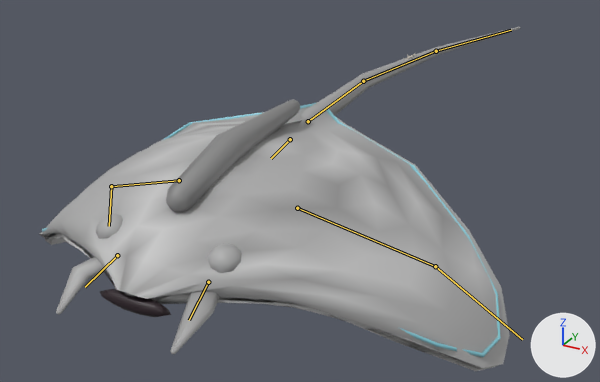
The glTF model assets/monsters/ray.glb, before and after one commit.
One viewpoint serves both versions: a 50 mm lens placed at (2.18, -3.58, 3.51), pointed at (-0.07, 0.52, 1.45). Arrows for +X, +Y and +Z are at lower right; the lights stay in place. The picture after the commit comes second. Both versions are drawn at frame 11 of the action 'attack'; the numbers are the values there. The bones that change, and the others that lie on the model, are drawn over the model as lines.

Names of what the first picture shows: 'ray'.
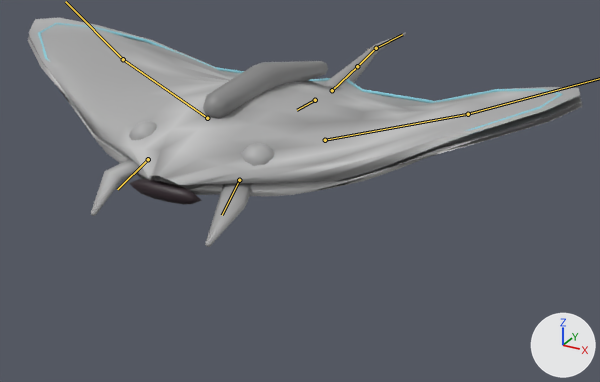
The change, as a list of edits to the scene's bpy script:
```text
Change bone_body:
    where bone_body = bpy.data.objects['rig'].pose.bones['body']  # child of 'root'
    bone_body.location: (0.0, 0.3, -0.15) -> (0.0, 0.0, 0.0)
    bone_body.rotation_quaternion: (0.995, -0.1, 0.0, 0.0) -> (1.0, 0.0, 0.0, 0.0)  # degrees (-11, 0, 0) -> degrees (0, 0, 0)
Change bone_ceph_l:
    where bone_ceph_l = bpy.data.objects['rig'].pose.bones['ceph.L']  # child of 'body'
    bone_ceph_l.rotation_quaternion: (0.997, -0.043, -0.011, -0.055) -> (0.998, 0.035, 0.009, 0.045)  # degrees (-5, -1, -6) -> degrees (4, 1, 5)
Change bone_ceph_r:
    where bone_ceph_r = bpy.data.objects['rig'].pose.bones['ceph.R']  # child of 'body'
    bone_ceph_r.rotation_quaternion: (0.997, -0.043, 0.011, 0.055) -> (0.998, 0.035, -0.009, -0.045)  # degrees (-5, 1, 6) -> degrees (4, -1, -5)
Change bone_tail0:
    where bone_tail0 = bpy.data.objects['rig'].pose.bones['tail0']  # child of 'body'
    bone_tail0.rotation_quaternion: (0.997, 0.0, 0.0, -0.081) -> (0.996, 0.0, 0.0, 0.084)  # degrees (0, 0, -9) -> degrees (0, 0, 10)
Change bone_tail1:
    where bone_tail1 = bpy.data.objects['rig'].pose.bones['tail1']  # child of 'tail0'
    bone_tail1.rotation_quaternion: (0.993, 0.0, 0.005, -0.118) -> (0.999, 0.0, -0.001, 0.029)  # degrees (0, 1, -14) -> degrees (0, 0, 3)
Change bone_wing1_l:
    where bone_wing1_l = bpy.data.objects['rig'].pose.bones['wing1.L']  # child of 'body'
    bone_wing1_l.rotation_quaternion: (0.98, -0.196, 0.039, 0.0) -> (0.989, 0.143, -0.029, 0.0)  # degrees (-23, 4, -1) -> degrees (16, -3, 0)
Change bone_wing2_l:
    where bone_wing2_l = bpy.data.objects['rig'].pose.bones['wing2.L']  # child of 'wing1.L'
    bone_wing2_l.rotation_quaternion: (0.959, -0.265, 0.096, 0.0) -> (0.998, 0.026, -0.01, 0.0)  # degrees (-31, 11, -3) -> degrees (3, -1, 0)
Change bone_wing1_r:
    where bone_wing1_r = bpy.data.objects['rig'].pose.bones['wing1.R']  # child of 'body'
    bone_wing1_r.rotation_quaternion: (0.98, -0.196, -0.039, 0.0) -> (0.989, 0.143, 0.029, 0.0)  # degrees (-23, -4, 1) -> degrees (16, 3, 0)
Change bone_wing2_r:
    where bone_wing2_r = bpy.data.objects['rig'].pose.bones['wing2.R']  # child of 'wing1.R'
    bone_wing2_r.rotation_quaternion: (0.959, -0.265, -0.096, 0.0) -> (0.998, 0.026, 0.01, 0.0)  # degrees (-31, -11, 3) -> degrees (3, 1, 0)
```

Boxes (x1, y1, x2, y2) around the edits, measured in the pictures (600 x 382 px):
'ray', posed (15% wider, 33% shorter)
    before: (39, 27, 520, 371)
    after: (28, 17, 582, 247)
bone 'body', root to tip
    before: (290, 139) to (271, 158)
    after: (315, 100) to (297, 110)
bone 'ceph.L', root to tip
    before: (208, 282) to (189, 320)
    after: (239, 180) to (222, 215)
bone 'ceph.R', root to tip
    before: (117, 255) to (85, 287)
    after: (148, 159) to (117, 189)
bone 'tail0', root to tip
    before: (308, 121) to (363, 81)
    after: (332, 90) to (357, 66)
bone 'tail1', root to tip
    before: (363, 81) to (436, 51)
    after: (357, 66) to (376, 48)
bone 'wing1.L', root to tip
    before: (297, 208) to (435, 266)
    after: (325, 140) to (468, 114)
bone 'wing1.R', root to tip
    before: (179, 180) to (111, 186)
    after: (207, 118) to (123, 59)
bone 'wing2.R', root to tip
    before: (111, 186) to (109, 226)
    after: (123, 59) to (65, 1)
